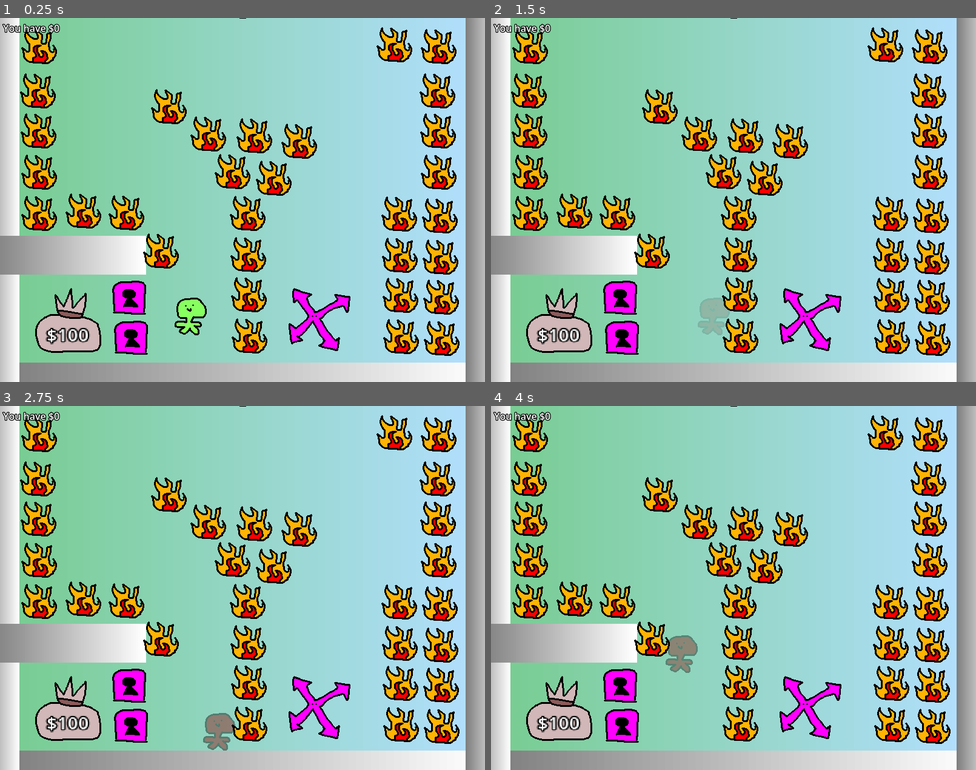
Above: before the commit, frames 1-4 (two rows, left to right).
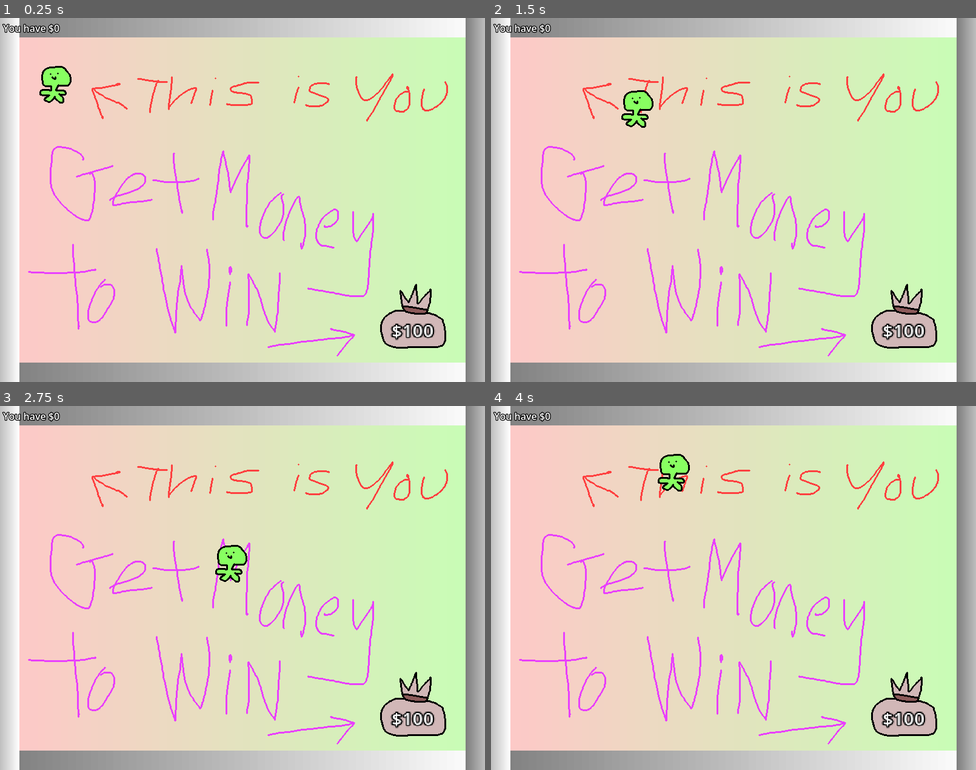
Above: after the commit, the same moments.

Repository: denniscarr/mask
Game: Godot game, scene res://global/main.tscn
The game is run twice, just before and just after one commit, with the same random seed, the same clock (stepped at 60 frames per second) and the same inputs.
Inputs:
- Up to frame 1 (0.25 s): no input
- Up to frame 2 (1.5 s): tap Enter at 0.5 s; hold Right (right) 0.53-1.28 s; hold Down (down) from 1.28 s (still down)
- Up to frame 3 (2.75 s): release Down (down) at 2.03 s; hold Right (right) from 2.03 s (still down)
- Up to frame 4 (4 s): release Right (right) at 2.78 s; hold Up (up) 2.78-3.53 s; hold Left (left) from 3.53 s (still down)

The runs differ from the first frame. In frame 1, 87% of the frame differs, in the area x 0-96%, y 0-95%; in frame 2, 87%; in frame 3, 87%; in frame 4, 87%.
Error before the commit: Invalid call. Nonexistent function 'start' in base 'Node2D (Level)'. (res://global/game_manager.gd:33)

Commit message:
Fix missing func bug

Diff:
--- a/global/game_manager.gd
+++ b/global/game_manager.gd
@@ -30,8 +30,6 @@
 	_current_level.request_restart.connect(_on_level_request_restart)
 	_current_level.win.connect(_on_level_win)
 
-	_current_level.start()
-
 
 func _on_level_request_restart():
 	_load_level(_current_level_index)
--- a/global/main.tscn
+++ b/global/main.tscn
@@ -1,6 +1,7 @@
 [gd_scene format=3 uid="uid://levf3rioxiao"]
 
 [ext_resource type="Script" uid="uid://di6ld7cv0tqw4" path="res://global/game_manager.gd" id="1_bty66"]
+[ext_resource type="PackedScene" uid="uid://pinr246bt2f3" path="res://level/level_intro.tscn" id="2_ehae2"]
 [ext_resource type="PackedScene" uid="uid://ddoh8hmu3hd4n" path="res://level/level_fire.tscn" id="3_tfgyi"]
 [ext_resource type="PackedScene" uid="uid://ymwqmjvgna5r" path="res://level/level_mask_diag_1.tscn" id="4_hygse"]
 [ext_resource type="PackedScene" uid="uid://ba6pgcrxgwgqm" path="res://level/level_mask_diag_2.tscn" id="5_ehae2"]
@@ -9,7 +10,7 @@
 
 [node name="GameManager" type="Node" parent="." unique_id=1655480295 node_paths=PackedStringArray("_money_label")]
 script = ExtResource("1_bty66")
-_levels = Array[PackedScene]([ExtResource("5_ehae2"), ExtResource("3_tfgyi"), ExtResource("4_hygse"), ExtResource("5_ehae2")])
+_levels = Array[PackedScene]([ExtResource("2_ehae2"), ExtResource("3_tfgyi"), ExtResource("4_hygse"), ExtResource("5_ehae2")])
 _money_label = NodePath("../CanvasLayer/MarginContainer/PlayerMoney")
 
 [node name="CanvasLayer" type="CanvasLayer" parent="." unique_id=640668116]
--- a/level/level_mask_diag_1.tscn
+++ b/level/level_mask_diag_1.tscn
@@ -22,116 +22,125 @@
 [node name="BGTextureRect" parent="BGCanvasLayer" parent_id_path=PackedInt32Array(1087445996) index="0" unique_id=1647277329]
 texture = SubResource("GradientTexture2D_rxx7b")
 
-[node name="Player" parent="." index="2" unique_id=14188593]
+[node name="Player" parent="." index="5" unique_id=14188593]
 position = Vector2(83, 374)
 
-[node name="Goal" parent="." index="3" unique_id=1783309156]
+[node name="Goal" parent="." index="6" unique_id=1783309156]
 position = Vector2(518, 422)
 
-[node name="CollisionShape2D" parent="Wall3" parent_id_path=PackedInt32Array(209035460) index="0" unique_id=2062842234]
-position = Vector2(0, 2)
+[node name="Fire" parent="." index="7" unique_id=873811837 instance=ExtResource("3_6gu5b")]
+position = Vector2(419, 531)
 
-[node name="Fire" parent="." index="8" unique_id=873811837 instance=ExtResource("3_6gu5b")]
-position = Vector2(419, 529)
+[node name="Fire2" parent="." index="8" unique_id=846005680 instance=ExtResource("3_6gu5b")]
+position = Vector2(419, 468)
 
-[node name="Fire2" parent="." index="9" unique_id=846005680 instance=ExtResource("3_6gu5b")]
-position = Vector2(419, 466)
-
-[node name="Fire3" parent="." index="10" unique_id=690007229 instance=ExtResource("3_6gu5b")]
+[node name="Fire3" parent="." index="9" unique_id=690007229 instance=ExtResource("3_6gu5b")]
 position = Vector2(419, 402)
 
-[node name="Fire6" parent="." index="11" unique_id=1665729759 instance=ExtResource("3_6gu5b")]
+[node name="Fire6" parent="." index="10" unique_id=1665729759 instance=ExtResource("3_6gu5b")]
 position = Vector2(485, 529)
 
-[node name="Fire38" parent="." index="12" unique_id=2039130963 instance=ExtResource("3_6gu5b")]
+[node name="Fire38" parent="." index="11" unique_id=2039130963 instance=ExtResource("3_6gu5b")]
 position = Vector2(419, 342)
 
-[node name="Fire56" parent="." index="13" unique_id=1908014645 instance=ExtResource("3_6gu5b")]
-position = Vector2(552, 525)
+[node name="Fire56" parent="." index="12" unique_id=1908014645 instance=ExtResource("3_6gu5b")]
+position = Vector2(566, 534)
 
-[node name="Fire57" parent="." index="14" unique_id=1314069007 instance=ExtResource("3_6gu5b")]
-position = Vector2(637, 525)
+[node name="Fire57" parent="." index="13" unique_id=1314069007 instance=ExtResource("3_6gu5b")]
+position = Vector2(647, 535)
 
-[node name="Fire47" parent="." index="15" unique_id=514007917 instance=ExtResource("3_6gu5b")]
+[node name="Fire47" parent="." index="14" unique_id=514007917 instance=ExtResource("3_6gu5b")]
 position = Vector2(144, 143)
 
-[node name="Fire42" parent="." index="16" unique_id=262665079 instance=ExtResource("3_6gu5b")]
+[node name="Fire42" parent="." index="15" unique_id=262665079 instance=ExtResource("3_6gu5b")]
 position = Vector2(499, 77)
 
-[node name="Fire4" parent="." index="17" unique_id=1941889912 instance=ExtResource("3_6gu5b")]
-position = Vector2(348, 530)
+[node name="Fire4" parent="." index="16" unique_id=1941889912 instance=ExtResource("3_6gu5b")]
+position = Vector2(346, 531)
 
-[node name="Fire7" parent="." index="18" unique_id=444756404 instance=ExtResource("3_6gu5b")]
-position = Vector2(280, 530)
+[node name="Fire7" parent="." index="17" unique_id=444756404 instance=ExtResource("3_6gu5b")]
+position = Vector2(278, 531)
 
-[node name="Fire10" parent="." index="19" unique_id=169674946 instance=ExtResource("3_6gu5b")]
-position = Vector2(140, 532)
+[node name="Fire10" parent="." index="18" unique_id=169674946 instance=ExtResource("3_6gu5b")]
+position = Vector2(138, 533)
 
-[node name="Fire13" parent="." index="20" unique_id=801531481 instance=ExtResource("3_6gu5b")]
-position = Vector2(72, 532)
+[node name="Fire13" parent="." index="19" unique_id=801531481 instance=ExtResource("3_6gu5b")]
+position = Vector2(70, 533)
 
-[node name="Fire14" parent="." index="21" unique_id=955903662 instance=ExtResource("3_6gu5b")]
-position = Vector2(73, 458)
+[node name="Fire14" parent="." index="20" unique_id=955903662 instance=ExtResource("3_6gu5b")]
+position = Vector2(71, 459)
 
-[node name="Fire15" parent="." index="22" unique_id=1669952451 instance=ExtResource("3_6gu5b")]
+[node name="Fire15" parent="." index="21" unique_id=1669952451 instance=ExtResource("3_6gu5b")]
 position = Vector2(76, 274)
 
-[node name="Fire16" parent="." index="23" unique_id=969884510 instance=ExtResource("3_6gu5b")]
-position = Vector2(210, 532)
+[node name="Fire16" parent="." index="22" unique_id=969884510 instance=ExtResource("3_6gu5b")]
+position = Vector2(208, 533)
 
-[node name="Fire21" parent="." index="24" unique_id=332035241 instance=ExtResource("3_6gu5b")]
+[node name="Fire5" parent="." index="23" unique_id=855498816 instance=ExtResource("3_6gu5b")]
+position = Vector2(345, 459)
+
+[node name="Fire8" parent="." index="24" unique_id=1027153885 instance=ExtResource("3_6gu5b")]
+position = Vector2(277, 459)
+
+[node name="Fire11" parent="." index="25" unique_id=1813151850 instance=ExtResource("3_6gu5b")]
+position = Vector2(137, 461)
+
+[node name="Fire17" parent="." index="26" unique_id=1672191815 instance=ExtResource("3_6gu5b")]
+position = Vector2(207, 461)
+
+[node name="Fire21" parent="." index="27" unique_id=332035241 instance=ExtResource("3_6gu5b")]
 position = Vector2(142, 79)
 
-[node name="Fire22" parent="." index="25" unique_id=1655902955 instance=ExtResource("3_6gu5b")]
+[node name="Fire22" parent="." index="28" unique_id=1655902955 instance=ExtResource("3_6gu5b")]
 position = Vector2(74, 206)
 
-[node name="Fire23" parent="." index="26" unique_id=782294540 instance=ExtResource("3_6gu5b")]
+[node name="Fire23" parent="." index="29" unique_id=782294540 instance=ExtResource("3_6gu5b")]
 position = Vector2(74, 143)
 
-[node name="Fire24" parent="." index="27" unique_id=1857445827 instance=ExtResource("3_6gu5b")]
+[node name="Fire24" parent="." index="30" unique_id=1857445827 instance=ExtResource("3_6gu5b")]
 position = Vector2(74, 79)
 
-[node name="Fire27" parent="." index="28" unique_id=398684764 instance=ExtResource("3_6gu5b")]
+[node name="Fire27" parent="." index="31" unique_id=398684764 instance=ExtResource("3_6gu5b")]
 position = Vector2(212, 79)
 
-[node name="Fire31" parent="." index="29" unique_id=16857862 instance=ExtResource("3_6gu5b")]
+[node name="Fire31" parent="." index="32" unique_id=16857862 instance=ExtResource("3_6gu5b")]
 position = Vector2(349, 79)
 
-[node name="Fire40" parent="." index="30" unique_id=1548416900 instance=ExtResource("3_6gu5b")]
+[node name="Fire40" parent="." index="33" unique_id=1548416900 instance=ExtResource("3_6gu5b")]
 position = Vector2(281, 79)
 
-[node name="Fire41" parent="." index="31" unique_id=1314675067 instance=ExtResource("3_6gu5b")]
+[node name="Fire41" parent="." index="34" unique_id=1314675067 instance=ExtResource("3_6gu5b")]
 position = Vector2(419, 79)
 
-[node name="Fire30" parent="." index="32" unique_id=250658036 instance=ExtResource("3_6gu5b")]
+[node name="Fire30" parent="." index="35" unique_id=250658036 instance=ExtResource("3_6gu5b")]
 position = Vector2(652, 78)
 
-[node name="Fire33" parent="." index="33" unique_id=1474878836 instance=ExtResource("3_6gu5b")]
+[node name="Fire33" parent="." index="36" unique_id=1474878836 instance=ExtResource("3_6gu5b")]
 position = Vector2(584, 78)
 
-[node name="Fire34" parent="." index="34" unique_id=1262097302 instance=ExtResource("3_6gu5b")]
+[node name="Fire34" parent="." index="37" unique_id=1262097302 instance=ExtResource("3_6gu5b")]
 position = Vector2(728, 208)
 
-[node name="Fire48" parent="." index="35" unique_id=75882258 instance=ExtResource("3_6gu5b")]
+[node name="Fire48" parent="." index="38" unique_id=75882258 instance=ExtResource("3_6gu5b")]
 position = Vector2(730, 272)
 
-[node name="Fire35" parent="." index="36" unique_id=1846596954 instance=ExtResource("3_6gu5b")]
+[node name="Fire35" parent="." index="39" unique_id=1846596954 instance=ExtResource("3_6gu5b")]
 position = Vector2(728, 145)
 
-[node name="Fire36" parent="." index="37" unique_id=116447083 instance=ExtResource("3_6gu5b")]
+[node name="Fire36" parent="." index="40" unique_id=116447083 instance=ExtResource("3_6gu5b")]
 position = Vector2(728, 81)
 
-[node name="Fire49" parent="." index="38" unique_id=1091862885 instance=ExtResource("3_6gu5b")]
+[node name="Fire49" parent="." index="41" unique_id=1091862885 instance=ExtResource("3_6gu5b")]
 position = Vector2(728, 461)
 
-[node name="Fire50" parent="." index="39" unique_id=1064286670 instance=ExtResource("3_6gu5b")]
+[node name="Fire50" parent="." index="42" unique_id=1064286670 instance=ExtResource("3_6gu5b")]
 position = Vector2(730, 525)
 
-[node name="Fire51" parent="." index="40" unique_id=1339663439 instance=ExtResource("3_6gu5b")]
+[node name="Fire51" parent="." index="43" unique_id=1339663439 instance=ExtResource("3_6gu5b")]
 position = Vector2(728, 398)
 
-[node name="Fire52" parent="." index="41" unique_id=413969388 instance=ExtResource("3_6gu5b")]
+[node name="Fire52" parent="." index="44" unique_id=413969388 instance=ExtResource("3_6gu5b")]
 position = Vector2(728, 334)
 
-[node name="MaskDiag" parent="." index="42" unique_id=1223717646 instance=ExtResource("4_vd4ya")]
+[node name="MaskDiag" parent="." index="45" unique_id=1223717646 instance=ExtResource("4_vd4ya")]
 position = Vector2(178, 375)
